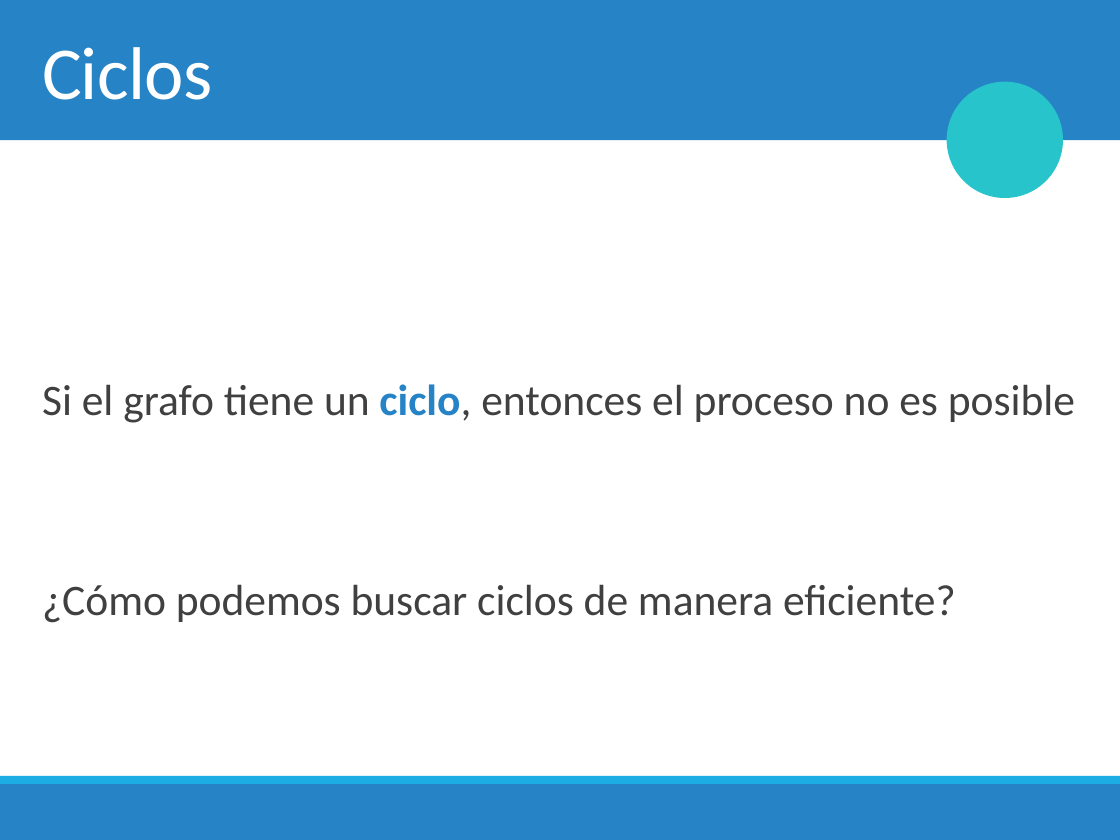
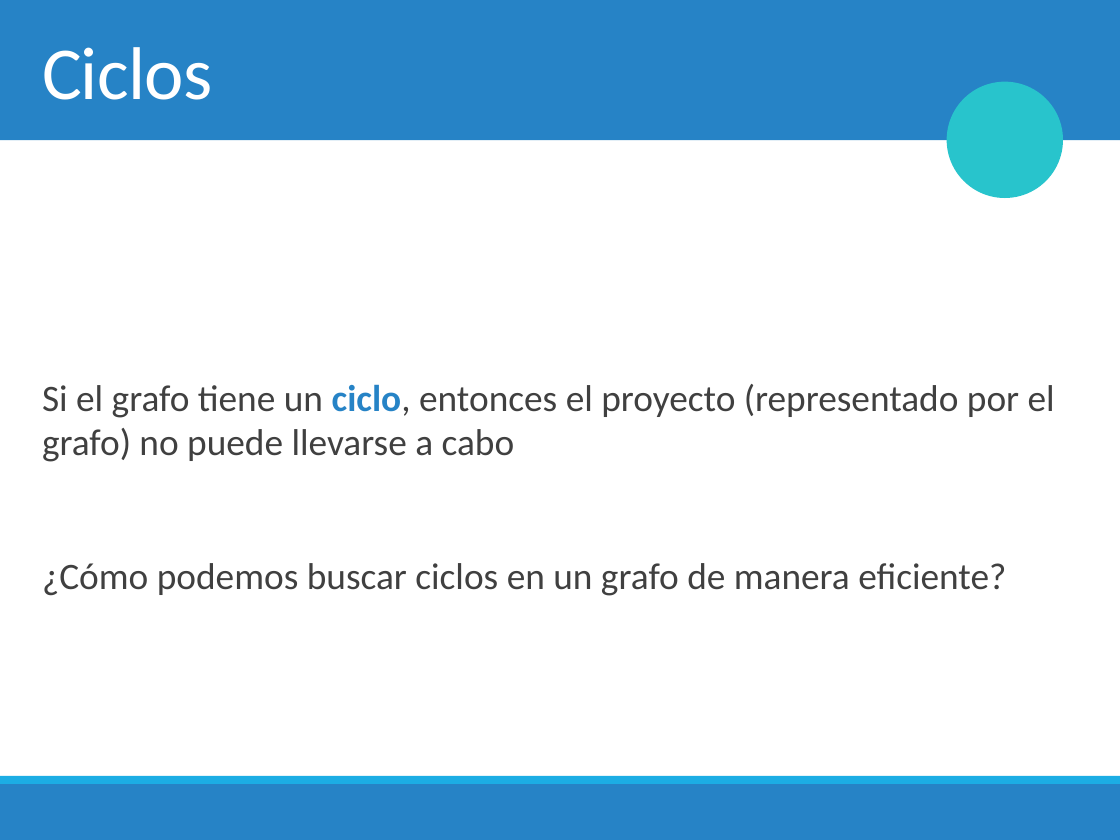
Before and after one commit to mplazadelosreyes/2018-2, a slide deck: slide 7 of Clases/13. Grafos & Depth First Search.pptx. Drawn at 1120x840 pixels with LibreOffice and Linux fonts; fonts in the diff are those of the drawing; background and template pictures are left out. Boxes give left, top, right and bottom in pixels: in the first picture for what was removed or moved away, otherwise in the second. Text is boxed around its words. In the diff, an @@ line names an element or a change of style, - is before the commit and + after.

```diff
--- a/Clases/13. Grafos & Depth First Search.pptx
+++ b/Clases/13. Grafos & Depth First Search.pptx
@@ text at (x1=42, y1=384, x2=1055, y2=596): text changed; size 28 to 24 pt @@
-Si el grafo tiene un ciclo, entonces el proceso no es posible
-¿Cómo podemos buscar ciclos de manera eficiente?
+Si el grafo tiene un ciclo, entonces el proyecto (representado por el grafo) no puede llevarse a cabo
+¿Cómo podemos buscar ciclos en un grafo de manera eficiente?
```
Also in this commit, not shown: 41 other slides changed, 23 slides added, 1 slide removed, 5 other files.
